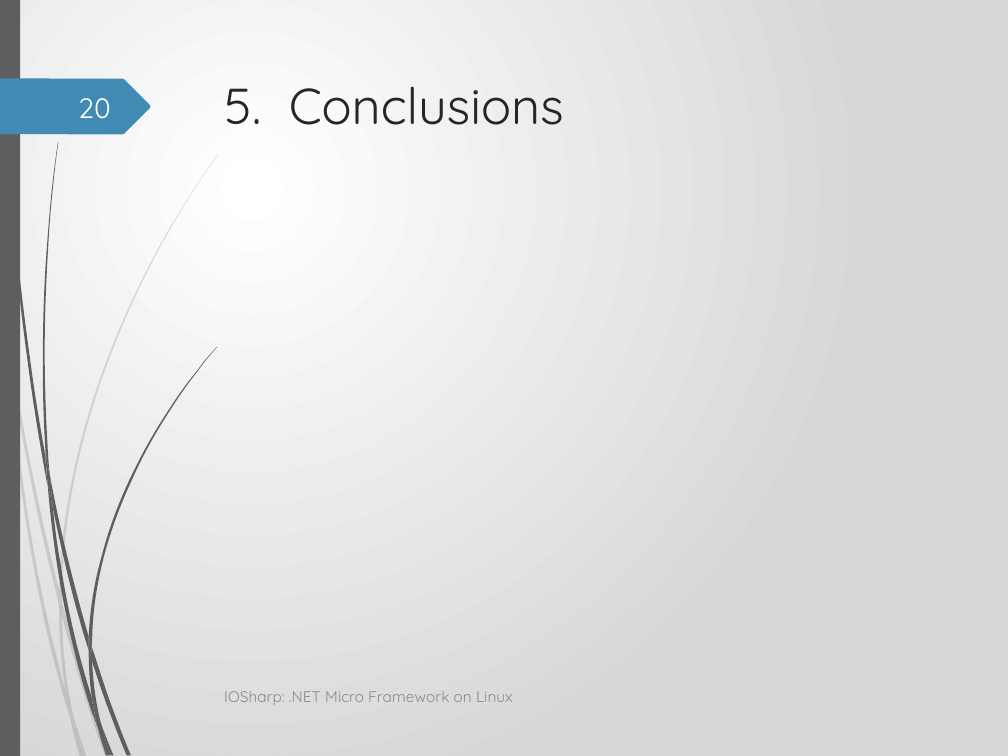
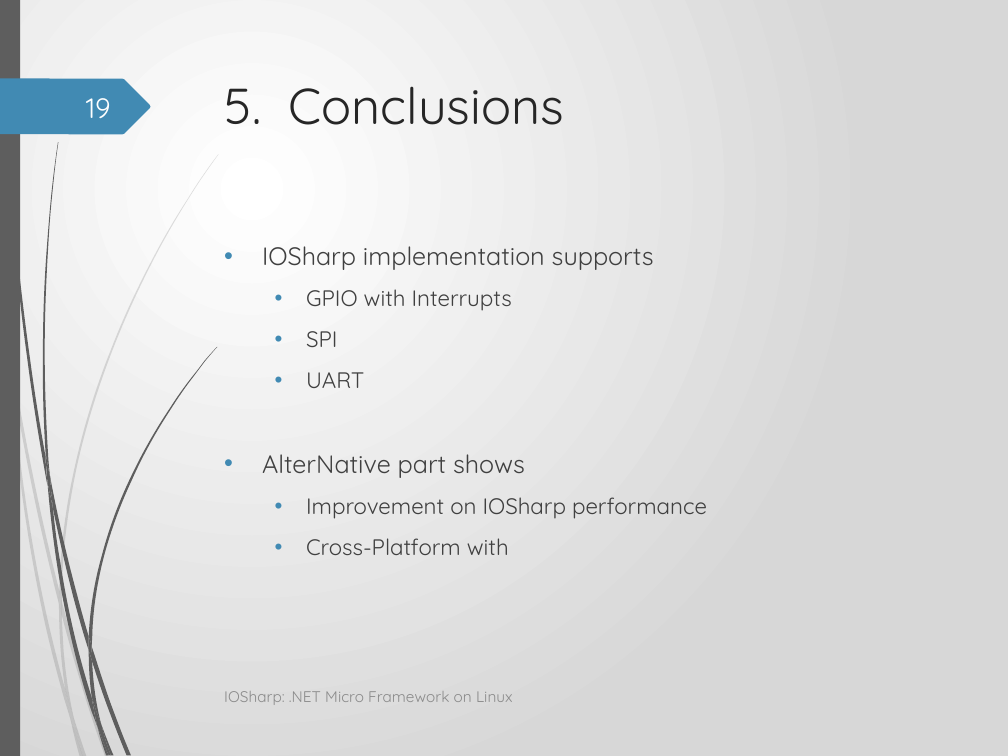
Before and after one commit to GerardSoleCa/BachelorThesisMisc, a slide deck: slide 19 of ThesisDoc/IOSharp.pptx (slide 20 before the commit). Drawn at 1008x756 pixels with LibreOffice and Linux fonts; fonts in the diff are those of the drawing; background and template pictures are left out. Boxes give left, top, right and bottom in pixels: in the first picture for what was removed or moved away, otherwise in the second. Text is boxed around its words. In the diff, an @@ line names an element or a change of style, - is before the commit and + after.

Commit message:
*** IOSharp.ppt

```diff
--- a/ThesisDoc/IOSharp.pptx
+++ b/ThesisDoc/IOSharp.pptx
@@ page number at [86,98,111,118]: text changed @@
-20
+19
@@ text added at [262,246,707,555], 16 pt, text #404040 @@
+• IOSharp implementation supports
+  • GPIO with Interrupts
+  • SPI
+  • UART
+• AlterNative part shows
+  • Improvement on IOSharp performance
+  • Cross-Platform with
```
Also in this commit, not shown: 8 other slides changed, 3 slides added, 1 slide removed.
